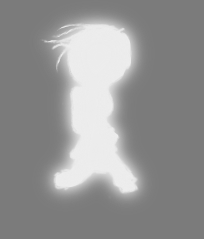
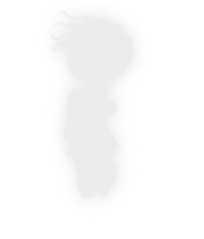
Comparing the layer stacks of the two 204×239 images. Changes:
hid group "Group 9" (3 layers) over [43, 10, 149, 199]
hid group "1" (1st of 2, in "moving3") (5 layers) over [29, 0, 159, 215]
showed group "8" (1st of 2, in "moving3") (5 layers) over [31, 0, 157, 221]
hid group "Moving" (26 layers) over [50, 72, 148, 202]
hid "Layer 2" over [0, 0, 204, 239]
